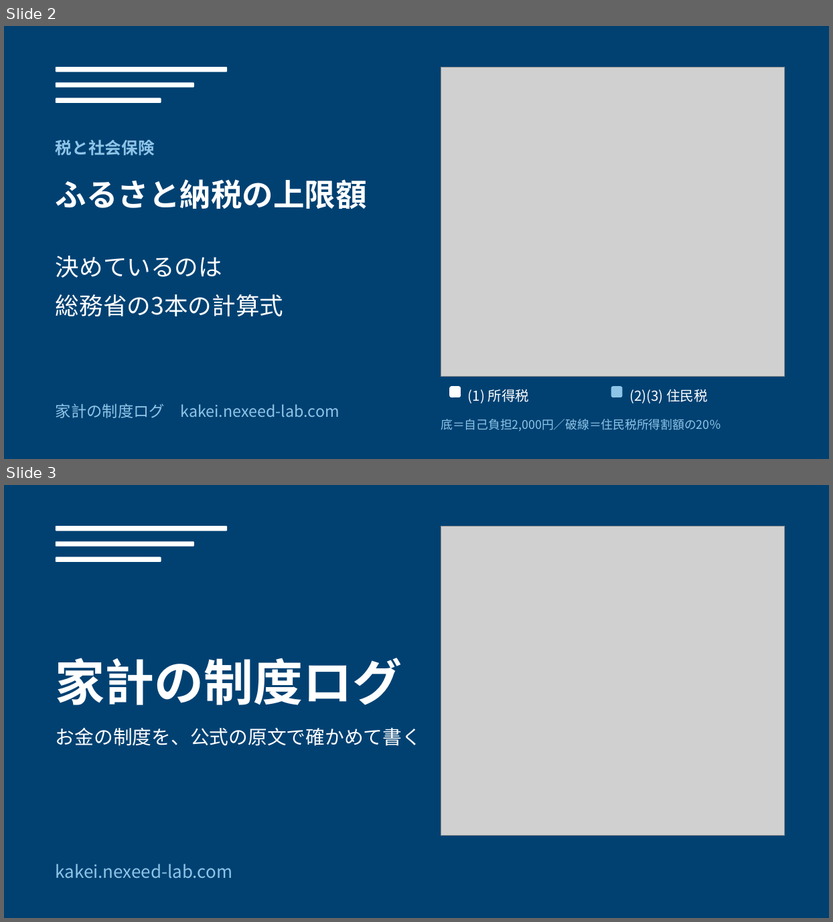
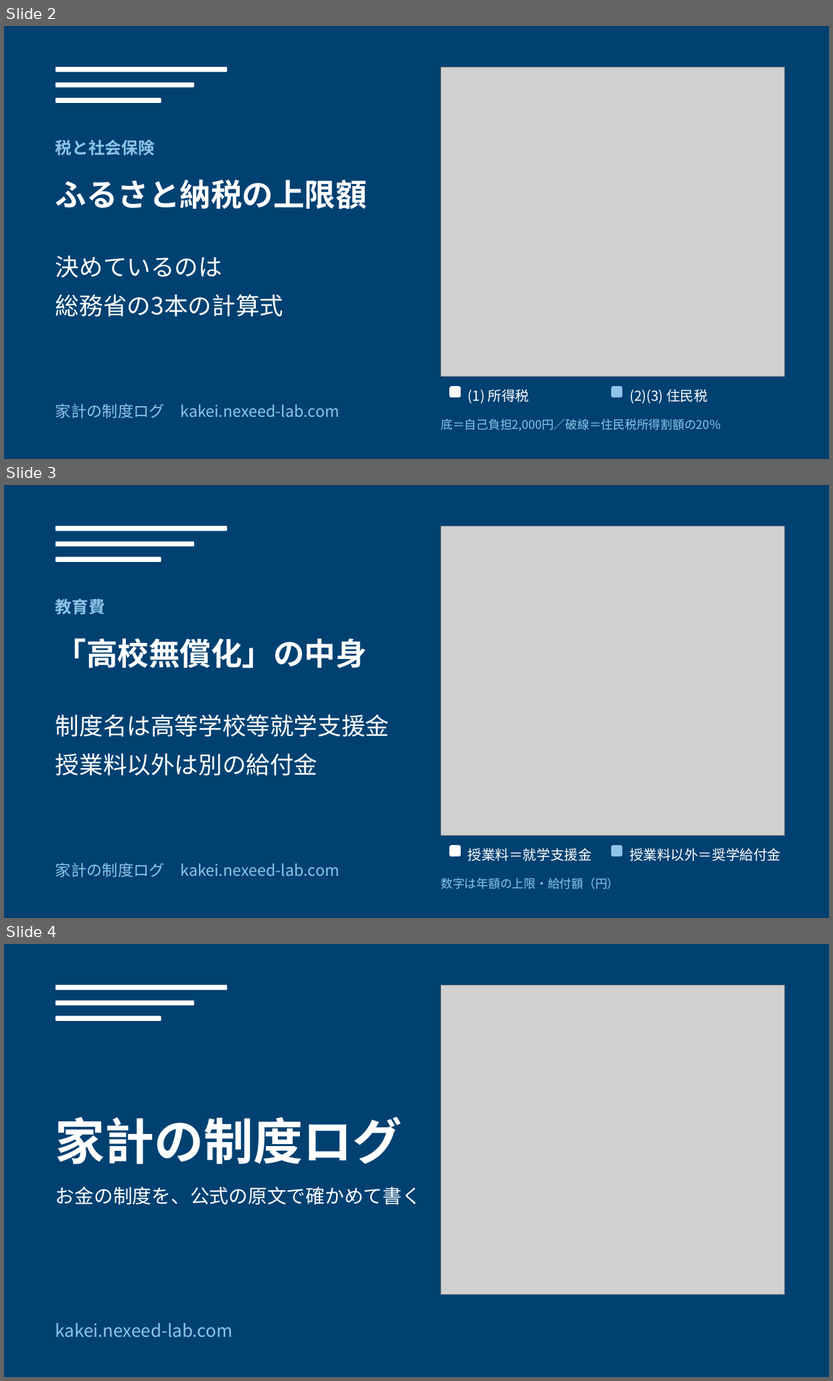
Before and after one commit to oshima0627/kakei, a slide deck: tools/article-images/article-images.pptx. Shown one above the other, each under a label of ours: slides 2 and 3 before the commit, slides 2, 3 and 4 after it. The pictures are 833x922 and 833x1381 pixels, drawn with LibreOffice and Linux fonts; fonts in the diff are those of the drawing; grey boxes stand for pictures. Boxes give left, top, right and bottom in pixels: in the first picture for what was removed or moved away, otherwise in the second. Text is boxed around its words. In the diff, an @@ line names an element or a change of style, - is before the commit and + after.

```diff
--- a/tools/article-images/article-images.pptx
+++ b/tools/article-images/article-images.pptx
@@ slide 3 added at bbox=[4, 485, 829, 918], background #014172 @@
@@ rounded rectangle added at bbox=[56, 526, 227, 531], fill #FFFFFF @@
@@ rounded rectangle added at bbox=[56, 541, 194, 546], fill #FFFFFF @@
@@ picture added at bbox=[441, 526, 785, 835] @@
@@ rounded rectangle added at bbox=[56, 557, 161, 561], fill #FFFFFF @@
@@ text added at bbox=[56, 599, 105, 614], 18 pt, text #8EC5E8, bold @@
+教育費
@@ text added at bbox=[56, 638, 367, 669], 34 pt, text #FFFFFF, bold @@
+「高校無償化」の中身
@@ text added at bbox=[56, 715, 389, 776], 26 pt, text #FFFFFF @@
+制度名は高等学校等就学支援金
+授業料以外は別の給付金
@@ rounded rectangle added at bbox=[450, 845, 461, 857], fill #FFFFFF @@
@@ rounded rectangle added at bbox=[612, 845, 623, 857], fill #8EC5E8 @@
@@ text added at bbox=[56, 863, 339, 878], 17 pt, text #8EC5E8 @@
+家計の制度ログ kakei.nexeed-lab.com
@@ text added at bbox=[468, 848, 592, 862], 15 pt, text #FFFFFF @@
+授業料＝就学支援金
@@ text added at bbox=[630, 848, 781, 862], 15 pt, text #FFFFFF @@
+授業料以外＝奨学給付金
@@ text added at bbox=[441, 878, 619, 890], 13 pt, text #8EC5E8 @@
+数字は年額の上限・給付額（円）
@@ what was slide 3 is now slide 4 @@
```
Also in this commit, not shown: 6 other files.
